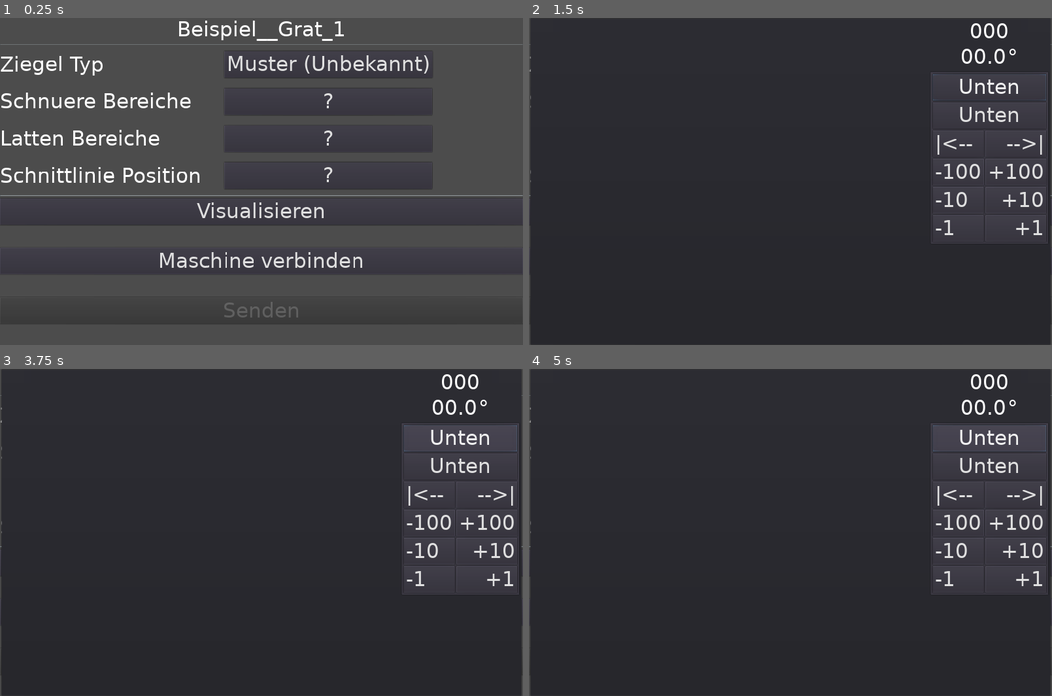
Above: before the commit, frames 1-4 (two rows, left to right).
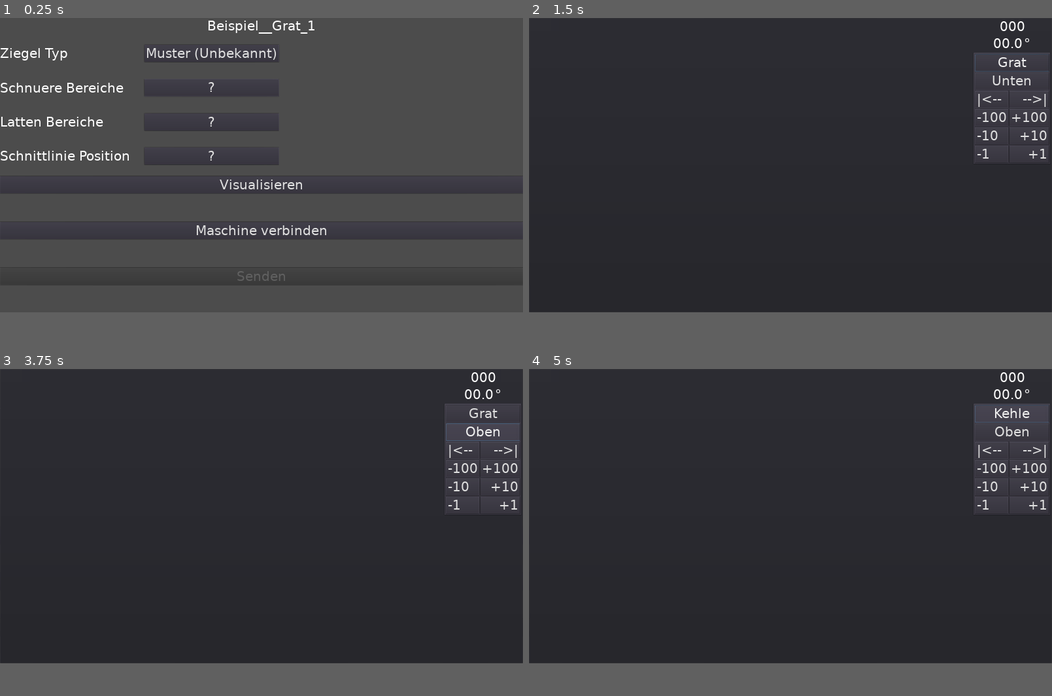
Above: after the commit, the same moments.

Repository: schwitin/TilesCutting1
Game: Godot game, scene res://Einstellungen/EinstellungenInput.tscn
The game is run twice, just before and just after one commit, with the same random seed, the same clock (stepped at 60 frames per second) and the same inputs. This scene is started directly instead of the project's main scene.
Inputs:
- Up to frame 1 (0.25 s): no input
- Up to frame 2 (1.5 s): click "?" at 0.5 s; click "Muster (Unbekannt)" at 1.25 s
- Up to frame 3 (3.75 s): click "?" at 2 s; click "?" at 2.75 s; click "Unten" at 3.5 s
- Up to frame 4 (5 s): click "Unten" (after the commit: "Grat") at 4.25 s
In our replay, the window is 800x500 before the commit and 800x450 after it. These sizes can differ from the game's own. Grey fills any space a smaller window leaves; there, only what the larger window draws over its background counts as a difference.

The runs differ from the first frame. In frame 1, 6.9% of the frame differs, in the area x 0-100%, y 0-79%; in frame 2, 3.6%; in frame 3, 4.2%; in frame 4, 4.7%.
Error before the commit: Invalid call. Nonexistent function 'is_grat' in base 'Nil'. (res://Einstellungen/Schnittlinie/SchnittlinieInput.gd:190)
Error after the commit: Invalid get index 'schnittlinie' (on base: 'Nil'). (res://Model/Dach.gd:447)

Commit message:
BugFix events werden nicht gefeuert

Diff:
--- a/Einstellungen/Bereiche/BereicheInput.tscn
+++ b/Einstellungen/Bereiche/BereicheInput.tscn
@@ -11,34 +11,34 @@
 script = ExtResource( 2 )
 
 [node name="PopupPanel" type="PopupPanel" parent="."]
-margin_right = 1280.0
-margin_bottom = 800.0
+anchor_right = 1.0
+anchor_bottom = 1.0
 
 [node name="HBoxContainer" type="HBoxContainer" parent="PopupPanel"]
 margin_left = 4.0
 margin_top = 4.0
-margin_right = 1276.0
-margin_bottom = 796.0
+margin_right = 336.0
+margin_bottom = 136.0
 
 [node name="Container" type="VBoxContainer" parent="PopupPanel/HBoxContainer"]
-margin_right = 1060.0
-margin_bottom = 792.0
+margin_right = 120.0
+margin_bottom = 132.0
 size_flags_horizontal = 3
 
 [node name="Ueberschrift" type="Label" parent="PopupPanel/HBoxContainer/Container"]
-margin_right = 1060.0
+margin_right = 120.0
 margin_bottom = 59.0
 text = "?"
 
 [node name="BereicheContainer" type="VBoxContainer" parent="PopupPanel/HBoxContainer/Container"]
 margin_top = 63.0
-margin_right = 1060.0
+margin_right = 120.0
 margin_bottom = 63.0
 
 [node name="AddRemoveContainer" type="HBoxContainer" parent="PopupPanel/HBoxContainer/Container"]
 editor/display_folded = true
 margin_top = 67.0
-margin_right = 1060.0
+margin_right = 120.0
 margin_bottom = 132.0
 
 [node name="AddButton" type="Button" parent="PopupPanel/HBoxContainer/Container/AddRemoveContainer"]
@@ -55,14 +55,14 @@
 align = 2
 
 [node name="VSeparator" type="VSeparator" parent="PopupPanel/HBoxContainer"]
-margin_left = 1064.0
-margin_right = 1068.0
-margin_bottom = 792.0
+margin_left = 124.0
+margin_right = 128.0
+margin_bottom = 132.0
 
 [node name="VSlider" type="VSlider" parent="PopupPanel/HBoxContainer"]
-margin_left = 1072.0
-margin_right = 1272.0
-margin_bottom = 792.0
+margin_left = 132.0
+margin_right = 332.0
+margin_bottom = 132.0
 rect_min_size = Vector2( 200, 0 )
 size_flags_horizontal = 1
 size_flags_vertical = 3
--- a/Einstellungen/EinstellungenInput.gd
+++ b/Einstellungen/EinstellungenInput.gd
@@ -43,7 +43,7 @@
 	emit_signal("einstellungen_visualisieren")
 
 
-func _on_ZiegelInput_changed( ziegelTyp ):
+func _on_ZiegelTypInput_changed(ziegelTyp):
 	einstellungen.set_ziegel_typ(ziegelTyp)
 	var schnuereBereichInputNode = get_node("VBoxContainer/GridContainer/SchnuereBereichInput")
 	var lattenBereichInputNode = get_node("VBoxContainer/GridContainer/SchnuereBereichInput")
--- a/Einstellungen/EinstellungenInput.tscn
+++ b/Einstellungen/EinstellungenInput.tscn
@@ -7,151 +7,150 @@
 [ext_resource path="res://Einstellungen/Schnittlinie/SchnittlinieInput.tscn" type="PackedScene" id=5]
 
 [node name="EinstellungenInput" type="Control"]
-margin_right = 1280.0
-margin_bottom = 800.0
+anchor_right = 1.0
+anchor_bottom = 1.0
 theme = ExtResource( 1 )
 script = ExtResource( 2 )
 
 [node name="VBoxContainer" type="VBoxContainer" parent="."]
-margin_right = 1280.0
-margin_bottom = 800.0
+anchor_right = 1.0
+anchor_bottom = 1.0
 
 [node name="Ueberschrift" type="Label" parent="VBoxContainer"]
-margin_right = 1280.0
+margin_right = 1920.0
 margin_bottom = 59.0
 text = "Beispiel__Grat_1"
 align = 1
 
 [node name="HSeparator" type="HSeparator" parent="VBoxContainer"]
 margin_top = 63.0
-margin_right = 1280.0
+margin_right = 1920.0
 margin_bottom = 67.0
 
 [node name="GridContainer" type="GridContainer" parent="VBoxContainer"]
-editor/display_folded = true
 margin_top = 71.0
-margin_right = 1280.0
-margin_bottom = 429.0
+margin_right = 1920.0
+margin_bottom = 569.0
 size_flags_vertical = 3
 columns = 3
 
 [node name="ZiegelTypLabel" type="Label" parent="VBoxContainer/GridContainer"]
-margin_top = 13.0
+margin_top = 31.0
 margin_right = 496.0
-margin_bottom = 72.0
+margin_bottom = 90.0
 size_flags_vertical = 6
 text = "Ziegel Typ"
 
 [node name="AbstandLabel1" type="Label" parent="VBoxContainer/GridContainer"]
 margin_left = 500.0
-margin_top = 13.0
+margin_top = 31.0
 margin_right = 548.0
-margin_bottom = 72.0
+margin_bottom = 90.0
 size_flags_vertical = 6
 text = "   "
 
 [node name="ZiegelTypInput" parent="VBoxContainer/GridContainer" instance=ExtResource( 3 )]
 margin_left = 552.0
-margin_top = 10.0
+margin_top = 28.0
 margin_right = 591.0
-margin_bottom = 75.0
+margin_bottom = 93.0
 size_flags_vertical = 6
 
 [node name="SchnuereLabel" type="Label" parent="VBoxContainer/GridContainer"]
-margin_top = 103.0
+margin_top = 156.0
 margin_right = 496.0
-margin_bottom = 162.0
+margin_bottom = 215.0
 size_flags_vertical = 6
 text = "Schnuere Bereiche"
 
 [node name="AbstandLabel2" type="Label" parent="VBoxContainer/GridContainer"]
 margin_left = 500.0
-margin_top = 103.0
+margin_top = 156.0
 margin_right = 548.0
-margin_bottom = 162.0
+margin_bottom = 215.0
 size_flags_vertical = 6
 text = "   "
 
 [node name="SchnuereBereichInput" parent="VBoxContainer/GridContainer" instance=ExtResource( 4 )]
 margin_left = 552.0
-margin_top = 100.0
+margin_top = 153.0
 margin_right = 591.0
-margin_bottom = 165.0
+margin_bottom = 218.0
 size_flags_vertical = 6
 
 [node name="LattenLabel" type="Label" parent="VBoxContainer/GridContainer"]
-margin_top = 193.0
+margin_top = 281.0
 margin_right = 496.0
-margin_bottom = 252.0
+margin_bottom = 340.0
 size_flags_vertical = 6
 text = "Latten Bereiche"
 
 [node name="AbstandLabel3" type="Label" parent="VBoxContainer/GridContainer"]
 margin_left = 500.0
-margin_top = 193.0
+margin_top = 281.0
 margin_right = 548.0
-margin_bottom = 252.0
+margin_bottom = 340.0
 size_flags_vertical = 6
 text = "   "
 
 [node name="LattenBereichInput" parent="VBoxContainer/GridContainer" instance=ExtResource( 4 )]
 margin_left = 552.0
-margin_top = 190.0
+margin_top = 278.0
 margin_right = 591.0
-margin_bottom = 255.0
+margin_bottom = 343.0
 size_flags_vertical = 6
 
 [node name="LattenLabel1" type="Label" parent="VBoxContainer/GridContainer"]
-margin_top = 283.0
+margin_top = 406.0
 margin_right = 496.0
-margin_bottom = 342.0
+margin_bottom = 465.0
 size_flags_vertical = 6
 text = "Schnittlinie Position"
 
 [node name="AbstandLabel4" type="Label" parent="VBoxContainer/GridContainer"]
 margin_left = 500.0
-margin_top = 283.0
+margin_top = 406.0
 margin_right = 548.0
-margin_bottom = 342.0
+margin_bottom = 465.0
 size_flags_vertical = 6
 text = "   "
 
 [node name="SchnittlinieInput" parent="VBoxContainer/GridContainer" instance=ExtResource( 5 )]
 margin_left = 552.0
-margin_top = 280.0
+margin_top = 403.0
 margin_right = 591.0
-margin_bottom = 345.0
+margin_bottom = 468.0
 size_flags_vertical = 6
 
 [node name="HSeparator1" type="HSeparator" parent="VBoxContainer"]
-margin_top = 433.0
-margin_right = 1280.0
-margin_bottom = 437.0
+margin_top = 573.0
+margin_right = 1920.0
+margin_bottom = 577.0
 
 [node name="VBoxContainer" type="VBoxContainer" parent="VBoxContainer"]
 editor/display_folded = true
-margin_top = 441.0
-margin_right = 1280.0
-margin_bottom = 800.0
+margin_top = 581.0
+margin_right = 1920.0
+margin_bottom = 1080.0
 size_flags_vertical = 3
 
 [node name="VisualisierenButton" type="Button" parent="VBoxContainer/VBoxContainer"]
-margin_right = 1280.0
+margin_right = 1920.0
 margin_bottom = 65.0
 size_flags_vertical = 2
 text = "Visualisieren"
 
 [node name="VerbindenButton" type="Button" parent="VBoxContainer/VBoxContainer"]
-margin_top = 121.0
-margin_right = 1280.0
-margin_bottom = 186.0
+margin_top = 167.0
+margin_right = 1920.0
+margin_bottom = 232.0
 size_flags_vertical = 2
 text = "Maschine verbinden"
 
 [node name="SendenButton" type="Button" parent="VBoxContainer/VBoxContainer"]
-margin_top = 242.0
-margin_right = 1280.0
-margin_bottom = 307.0
+margin_top = 334.0
+margin_right = 1920.0
+margin_bottom = 399.0
 size_flags_vertical = 2
 disabled = true
 text = "Senden"
@@ -172,6 +171,10 @@
 margin_right = 369.0
 margin_bottom = 59.0
 text = "Übertragung..."
+[connection signal="changed" from="VBoxContainer/GridContainer/ZiegelTypInput" to="." method="_on_ZiegelTypInput_changed"]
+[connection signal="schnuere_oder_latten_bereiche_changed" from="VBoxContainer/GridContainer/SchnuereBereichInput" to="." method="_on_schnuere_oder_latten_bereiche_changed"]
+[connection signal="schnuere_oder_latten_bereiche_changed" from="VBoxContainer/GridContainer/LattenBereichInput" to="." method="_on_schnuere_oder_latten_bereiche_changed"]
+[connection signal="schnittlinie_changed" from="VBoxContainer/GridContainer/SchnittlinieInput" to="." method="_on_SchnittlinieInput_schnittlinie_changed"]
 [connection signal="pressed" from="VBoxContainer/VBoxContainer/VisualisierenButton" to="." method="_on_VisualisierenButton_pressed"]
 [connection signal="pressed" from="VBoxContainer/VBoxContainer/VerbindenButton" to="." method="_on_VerbindenButton_pressed"]
 [connection signal="pressed" from="VBoxContainer/VBoxContainer/SendenButton" to="." method="_on_SendenButton_pressed"]
--- a/Einstellungen/Schnittlinie/SchnittlinieInput.gd
+++ b/Einstellungen/Schnittlinie/SchnittlinieInput.gd
@@ -64,6 +64,7 @@
 
 
 func update_text():
+	# update_control()
 	var winkel = get_winkel()
 	set_text(winkel + "°")
 
@@ -95,8 +96,8 @@
 	var userInput = get_node("PopupPanel/PanelContainer/Container")
 	var userInputBreite = userInput.get_size().x
 	var viewportSize = self.get_viewport_rect().size
-	var x = (viewportSize.x - userInputBreite) / bounding_box.x  * 0.95
-	var y = viewportSize.y / bounding_box.y  * 0.95
+	var x = (viewportSize.x - userInputBreite) / bounding_box.x  * 0.98
+	var y = viewportSize.y / bounding_box.y  * 0.98
 	var k = min(x, y)
 	var pos = zeichenflaeche.position
 	zeichenflaeche.position = Vector2(0,0)
@@ -182,7 +183,7 @@
 
 
 func _on_SchnittlinieInput_pressed():
-
+	update_control()
 	get_node("PopupPanel").popup_centered()
 
 
--- a/Einstellungen/Schnittlinie/SchnittlinieInput.tscn
+++ b/Einstellungen/Schnittlinie/SchnittlinieInput.tscn
@@ -10,146 +10,144 @@
 script = ExtResource( 2 )
 
 [node name="PopupPanel" type="PopupPanel" parent="."]
-editor/display_folded = true
-margin_right = 1274.0
-margin_bottom = 800.0
+anchor_right = 1.0
+anchor_bottom = 1.0
 size_flags_horizontal = 0
 
 [node name="PanelContainer" type="HBoxContainer" parent="PopupPanel"]
 anchor_left = 1.0
 anchor_right = 1.0
 anchor_bottom = 1.0
-margin_left = -1270.0
+margin_left = -145.0
 margin_top = 4.0
 margin_right = -4.0
 margin_bottom = -4.0
 alignment = 2
 
 [node name="Container" type="VBoxContainer" parent="PopupPanel/PanelContainer"]
-margin_left = 1058.0
-margin_right = 1266.0
-margin_bottom = 792.0
+margin_right = 294.0
+margin_bottom = 550.0
 size_flags_horizontal = 0
 
 [node name="WinkelContainer" type="VBoxContainer" parent="PopupPanel/PanelContainer/Container"]
 editor/display_folded = true
-margin_right = 208.0
-margin_bottom = 82.0
+margin_right = 294.0
+margin_bottom = 122.0
 
 [node name="Versatz" type="HBoxContainer" parent="PopupPanel/PanelContainer/Container/WinkelContainer"]
-margin_right = 208.0
-margin_bottom = 39.0
+margin_right = 294.0
+margin_bottom = 59.0
 alignment = 1
 
 [node name="VersatzValue" type="Label" parent="PopupPanel/PanelContainer/Container/WinkelContainer/Versatz"]
-margin_left = 72.0
-margin_right = 135.0
-margin_bottom = 39.0
+margin_left = 99.0
+margin_right = 195.0
+margin_bottom = 59.0
 text = "000"
 align = 2
 
 [node name="VWinkel" type="HBoxContainer" parent="PopupPanel/PanelContainer/Container/WinkelContainer"]
-margin_top = 43.0
-margin_right = 208.0
-margin_bottom = 82.0
+margin_top = 63.0
+margin_right = 294.0
+margin_bottom = 122.0
 alignment = 1
 
 [node name="WinkelValue" type="Label" parent="PopupPanel/PanelContainer/Container/WinkelContainer/VWinkel"]
-margin_left = 57.0
-margin_right = 130.0
-margin_bottom = 39.0
+margin_left = 76.0
+margin_right = 188.0
+margin_bottom = 59.0
 text = "00.0"
 
 [node name="WinkelEinheit" type="Label" parent="PopupPanel/PanelContainer/Container/WinkelContainer/VWinkel"]
-margin_left = 134.0
-margin_right = 151.0
-margin_bottom = 39.0
+margin_left = 192.0
+margin_right = 217.0
+margin_bottom = 59.0
 text = "°"
 
 [node name="SchnittpunktContainer" type="PanelContainer" parent="PopupPanel/PanelContainer/Container"]
-margin_top = 86.0
-margin_right = 208.0
-margin_bottom = 390.0
+margin_top = 126.0
+margin_right = 294.0
+margin_bottom = 550.0
 
 [node name="VBoxContainer" type="VBoxContainer" parent="PopupPanel/PanelContainer/Container/SchnittpunktContainer"]
 margin_left = 7.0
 margin_top = 7.0
-margin_right = 201.0
-margin_bottom = 297.0
+margin_right = 287.0
+margin_bottom = 417.0
 
 [node name="GratKehleButton" type="Button" parent="PopupPanel/PanelContainer/Container/SchnittpunktContainer/VBoxContainer"]
-margin_right = 194.0
-margin_bottom = 45.0
+margin_right = 280.0
+margin_bottom = 65.0
 text = "Unten"
 
 [node name="ObenUntenButton" type="Button" parent="PopupPanel/PanelContainer/Container/SchnittpunktContainer/VBoxContainer"]
-margin_top = 49.0
-margin_right = 194.0
-margin_bottom = 94.0
+margin_top = 69.0
+margin_right = 280.0
+margin_bottom = 134.0
 text = "Unten"
 
 [node name="NavigationContainer" type="GridContainer" parent="PopupPanel/PanelContainer/Container/SchnittpunktContainer/VBoxContainer"]
 editor/display_folded = true
-margin_top = 98.0
-margin_right = 194.0
-margin_bottom = 290.0
+margin_top = 138.0
+margin_right = 280.0
+margin_bottom = 410.0
 columns = 2
 
 [node name="NachLinksButton" type="Button" parent="PopupPanel/PanelContainer/Container/SchnittpunktContainer/VBoxContainer/NavigationContainer"]
-margin_right = 87.0
-margin_bottom = 45.0
+margin_right = 126.0
+margin_bottom = 65.0
 text = "|<--"
 align = 0
 
 [node name="NachRechtsButton" type="Button" parent="PopupPanel/PanelContainer/Container/SchnittpunktContainer/VBoxContainer/NavigationContainer"]
-margin_left = 91.0
-margin_right = 194.0
-margin_bottom = 45.0
+margin_left = 130.0
+margin_right = 280.0
+margin_bottom = 65.0
 text = "-->|"
 align = 2
 
 [node name="MinusHundertButton" type="Button" parent="PopupPanel/PanelContainer/Container/SchnittpunktContainer/VBoxContainer/NavigationContainer"]
-margin_top = 49.0
-margin_right = 87.0
-margin_bottom = 94.0
+margin_top = 69.0
+margin_right = 126.0
+margin_bottom = 134.0
 text = "-100"
 align = 0
 
 [node name="PlusHundertButton" type="Button" parent="PopupPanel/PanelContainer/Container/SchnittpunktContainer/VBoxContainer/NavigationContainer"]
-margin_left = 91.0
-margin_top = 49.0
-margin_right = 194.0
-margin_bottom = 94.0
+margin_left = 130.0
+margin_top = 69.0
+margin_right = 280.0
+margin_bottom = 134.0
 text = "+100"
 align = 2
 
 [node name="MinusZehnButton" type="Button" parent="PopupPanel/PanelContainer/Container/SchnittpunktContainer/VBoxContainer/NavigationContainer"]
-margin_top = 98.0
-margin_right = 87.0
-margin_bottom = 143.0
+margin_top = 138.0
+margin_right = 126.0
+margin_bottom = 203.0
 text = "-10"
 align = 0
 
 [node name="PlusZehnButton" type="Button" parent="PopupPanel/PanelContainer/Container/SchnittpunktContainer/VBoxContainer/NavigationContainer"]
-margin_left = 91.0
-margin_top = 98.0
-margin_right = 194.0
-margin_bottom = 143.0
+margin_left = 130.0
+margin_top = 138.0
+margin_right = 280.0
+margin_bottom = 203.0
 text = "+10"
 align = 2
 
 [node name="MinusEinsButton" type="Button" parent="PopupPanel/PanelContainer/Container/SchnittpunktContainer/VBoxContainer/NavigationContainer"]
-margin_top = 147.0
-margin_right = 87.0
-margin_bottom = 192.0
+margin_top = 207.0
+margin_right = 126.0
+margin_bottom = 272.0
 text = "-1"
 align = 0
 
 [node name="PlusEinsButton" type="Button" parent="PopupPanel/PanelContainer/Container/SchnittpunktContainer/VBoxContainer/NavigationContainer"]
-margin_left = 91.0
-margin_top = 147.0
-margin_right = 194.0
-margin_bottom = 192.0
+margin_left = 130.0
+margin_top = 207.0
+margin_right = 280.0
+margin_bottom = 272.0
 text = "+1"
 align = 2
 
--- a/Einstellungen/Schnittlinie/Zeichenflaeche.gd
+++ b/Einstellungen/Schnittlinie/Zeichenflaeche.gd
@@ -59,5 +59,5 @@
 		draw_linie(linie)
 
 
-func draw_linie(line, farbe=Color("ffff00"), dicke=1.0):
+func draw_linie(line, farbe=Color("ffff00"), dicke=3.5):
 	draw_line(line.p1, line.p2, farbe, dicke)
--- a/Einstellungen/ZiegelTyp/ZiegelTypInput.gd
+++ b/Einstellungen/ZiegelTyp/ZiegelTypInput.gd
@@ -38,7 +38,7 @@
 	items.popup_centered()
 
 
-func _on_Items_item_pressed( ID ):
+func _on_Items_id_pressed(ID):
 	var selectedZiegelTyp = ziegelTypenDAO.ziegelTypen[ID]
 	if selectedZiegelTyp != ziegelTyp:
 		set_ziegel_typ(selectedZiegelTyp)
--- a/Einstellungen/ZiegelTyp/ZiegelTypInput.tscn
+++ b/Einstellungen/ZiegelTyp/ZiegelTypInput.tscn
@@ -10,3 +10,5 @@
 
 [node name="Items" type="PopupMenu" parent="."]
 [connection signal="pressed" from="." to="." method="_on_Button_pressed"]
+[connection signal="id_pressed" from="Items" to="." method="_on_Items_id_pressed"]
+[connection signal="index_pressed" from="Items" to="." method="_on_Items_index_pressed"]
--- a/Einzeldarstellung/Einzeldarstellung.gd
+++ b/Einzeldarstellung/Einzeldarstellung.gd
@@ -1,4 +1,4 @@
-extends Node
+extends Control
 
 var aktuellerZiegel setget set_aktueller_ziegel
 
@@ -91,20 +91,20 @@
 
 
 func set_user_input_position():
-	var selfSize = OS.window_size
-	# var selfSize = get_viewport().size
+	#var selfSize = OS.window_size
+	var selfSize = self.get_viewport_rect().size
 	# var selfSize = get_tree().get_root().size
 	var userInputNode = get_node("UserInput")
 	var userInputSize = userInputNode.rect_size
-	#var pos = Vector2(selfSize.x - 316, 0)
-	var pos = Vector2(900,0)
+	var pos = Vector2(selfSize.x - 316, 0)
+	#var pos = Vector2(900,0)
 	userInputNode.rect_position = pos
 
 
 func set_button_position():
 	var buttonNode = get_node("EinzeldarstellungButton")
-	buttonNode.rect_size.x = 800
-	buttonNode.rect_size.y = 800
+	buttonNode.rect_size.x = 1500
+	buttonNode.rect_size.y = 1500
 
 #func _on_data_received(data_received):
 #	if "vorheriger" in data_received:
--- a/Einzeldarstellung/Einzeldarstellung.tscn
+++ b/Einzeldarstellung/Einzeldarstellung.tscn
@@ -6,6 +6,8 @@
 [ext_resource path="res://Resources/flat_transparent.tres" type="StyleBox" id=4]
 
 [node name="Einzeldarstellung" type="Container"]
+anchor_right = 1.0
+anchor_bottom = 1.0
 theme = ExtResource( 1 )
 script = ExtResource( 2 )
 
--- a/Explorer/Explorer.tscn
+++ b/Explorer/Explorer.tscn
@@ -5,28 +5,32 @@
 [ext_resource path="res://Explorer/List.tscn" type="PackedScene" id=3]
 
 [node name="Explorer" type="Control"]
+anchor_right = 1.0
+anchor_bottom = 1.0
 theme = ExtResource( 1 )
 script = ExtResource( 2 )
 
 [node name="HBoxContainer" type="HBoxContainer" parent="."]
-margin_right = 1280.0
-margin_bottom = 800.0
+anchor_right = 1.0
+anchor_bottom = 1.0
 
 [node name="Daecher" parent="HBoxContainer" instance=ExtResource( 3 )]
-margin_right = 634.0
-margin_bottom = 800.0
+margin_right = 954.0
+margin_bottom = 1080.0
 size_flags_horizontal = 3
+size_flags_vertical = 3
 
 [node name="VSeparator" type="VSeparator" parent="HBoxContainer"]
-margin_left = 638.0
-margin_right = 642.0
-margin_bottom = 800.0
+margin_left = 958.0
+margin_right = 962.0
+margin_bottom = 1080.0
 
 [node name="Schnitte" parent="HBoxContainer" instance=ExtResource( 3 )]
-margin_left = 646.0
-margin_right = 1280.0
-margin_bottom = 800.0
+margin_left = 966.0
+margin_right = 1920.0
+margin_bottom = 1080.0
 size_flags_horizontal = 3
+size_flags_vertical = 3
 [connection signal="item_new" from="HBoxContainer/Daecher" to="." method="_on_Daecher_item_new"]
 [connection signal="item_removed" from="HBoxContainer/Daecher" to="." method="_on_Daecher_item_removed"]
 [connection signal="item_renamed" from="HBoxContainer/Daecher" to="." method="_on_Daecher_item_renamed"]
--- a/Explorer/List.tscn
+++ b/Explorer/List.tscn
@@ -8,11 +8,11 @@
 script = ExtResource( 2 )
 
 [node name="VBoxContainer" type="VBoxContainer" parent="."]
-margin_right = 676.0
-margin_bottom = 800.0
+anchor_right = 1.0
+anchor_bottom = 1.0
 
 [node name="Ueberschrift" type="Label" parent="VBoxContainer"]
-margin_right = 676.0
+margin_right = 286.0
 margin_bottom = 59.0
 text = "Example"
 align = 1
@@ -20,25 +20,25 @@
 
 [node name="HSeparator" type="HSeparator" parent="VBoxContainer"]
 margin_top = 63.0
-margin_right = 676.0
+margin_right = 286.0
 margin_bottom = 67.0
 
 [node name="ItemList" type="ItemList" parent="VBoxContainer"]
 margin_top = 71.0
-margin_right = 676.0
-margin_bottom = 723.0
+margin_right = 286.0
+margin_bottom = 71.0
 size_flags_vertical = 3
 
 [node name="HSeparator1" type="HSeparator" parent="VBoxContainer"]
-margin_top = 727.0
-margin_right = 676.0
-margin_bottom = 731.0
+margin_top = 75.0
+margin_right = 286.0
+margin_bottom = 79.0
 
 [node name="Actions" type="HBoxContainer" parent="VBoxContainer"]
 editor/display_folded = true
-margin_top = 735.0
-margin_right = 676.0
-margin_bottom = 800.0
+margin_top = 83.0
+margin_right = 286.0
+margin_bottom = 148.0
 
 [node name="Next" type="Button" parent="VBoxContainer/Actions"]
 margin_right = 54.0
@@ -47,29 +47,29 @@
 text = "↓"
 
 [node name="Previous" type="Button" parent="VBoxContainer/Actions"]
-margin_left = 136.0
-margin_right = 190.0
+margin_left = 58.0
+margin_right = 112.0
 margin_bottom = 65.0
 size_flags_horizontal = 2
 text = "↑"
 
 [node name="Add" type="Button" parent="VBoxContainer/Actions"]
-margin_left = 272.0
-margin_right = 326.0
+margin_left = 116.0
+margin_right = 170.0
 margin_bottom = 65.0
 size_flags_horizontal = 2
 text = "+"
 
 [node name="Remove" type="Button" parent="VBoxContainer/Actions"]
-margin_left = 408.0
-margin_right = 462.0
+margin_left = 174.0
+margin_right = 228.0
 margin_bottom = 65.0
 size_flags_horizontal = 2
 text = "✕"
 
 [node name="Rename" type="Button" parent="VBoxContainer/Actions"]
-margin_left = 544.0
-margin_right = 598.0
+margin_left = 232.0
+margin_right = 286.0
 margin_bottom = 65.0
 size_flags_horizontal = 2
 text = "✎"
--- a/Model/Ziegel.gd
+++ b/Model/Ziegel.gd
@@ -98,7 +98,7 @@
 		#zeichne_linie(einstellungen.schnittlinie, node, translate)
 
 
-func zeichne_linie(linie, node, translate=Vector2(0,0), color = Color("FFFFFF"), width=1.0):
+func zeichne_linie(linie, node, translate=Vector2(0,0), color = Color("FFFFFF"), width=3.0):
 	node.draw_line(linie.p1 + translate, linie.p2 + translate, color, width)
 
 
--- a/project.godot
+++ b/project.godot
@@ -30,9 +30,10 @@
 
 [display]
 
-window/size/width=1280
-window/size/height=800
+window/size/width=1920
+window/size/height=1080
 window/stretch/mode="2d"
+window/stretch/aspect="keep"
 
 [rendering]
 
